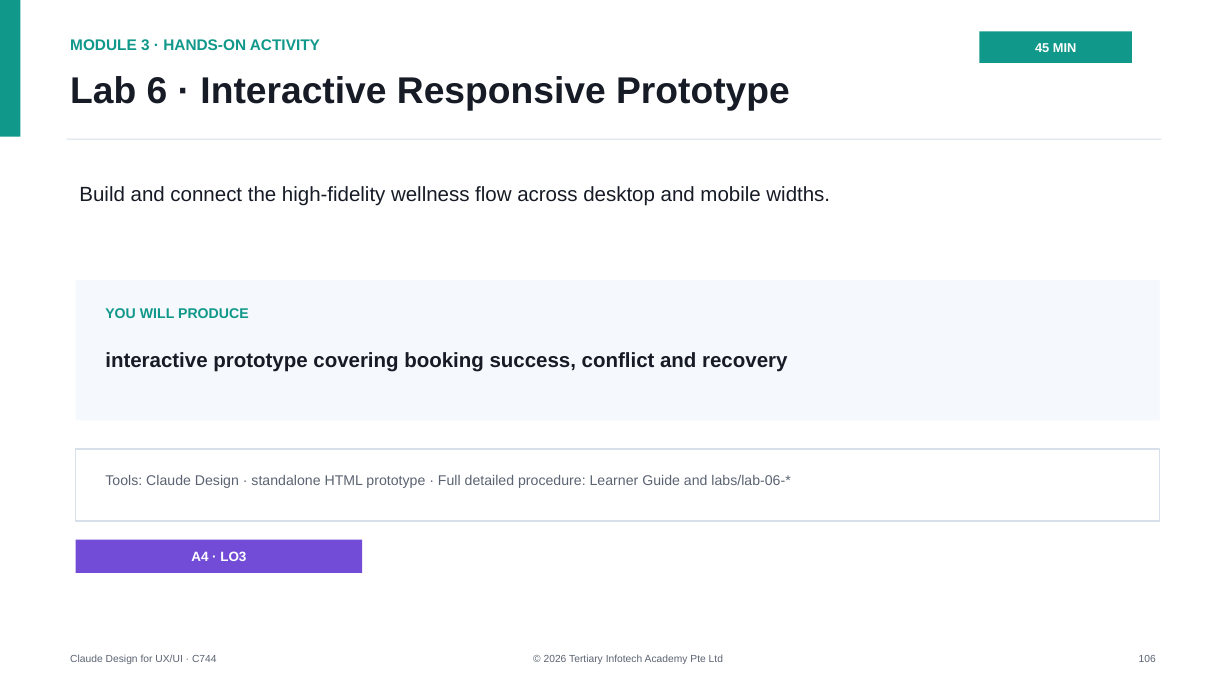
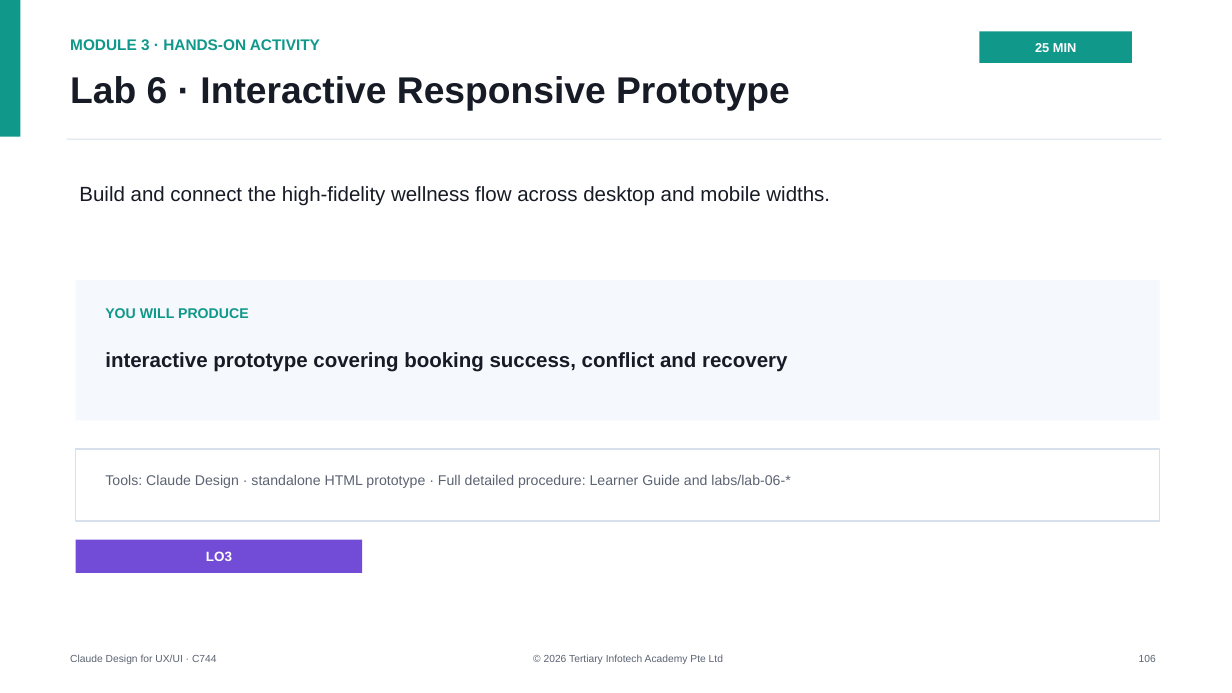
Before and after one commit to tertiarycourses/C744-Claude-Design-for-UX-UI, a slide deck: slide 106 of courseware/Claude Design for UX-UI-v2.0.pptx. Drawn at 1232x693 pixels with LibreOffice and Linux fonts; fonts in the diff are those of the drawing. Boxes give left, top, right and bottom in pixels: in the first picture for what was removed or moved away, otherwise in the second. Text is boxed around its words. In the diff, an @@ line names an element or a change of style, - is before the commit and + after.

```diff
--- a/courseware/Claude Design for UX-UI-v2.0.pptx
+++ b/courseware/Claude Design for UX-UI-v2.0.pptx
@@ text at [1035,42,1076,55]: text changed @@
-45 MIN
+25 MIN
@@ text at [206,551,232,561]: text changed @@
-A4 · LO3
+LO3
```
Also in this commit, not shown: 12 other slides changed, 14 other files.
